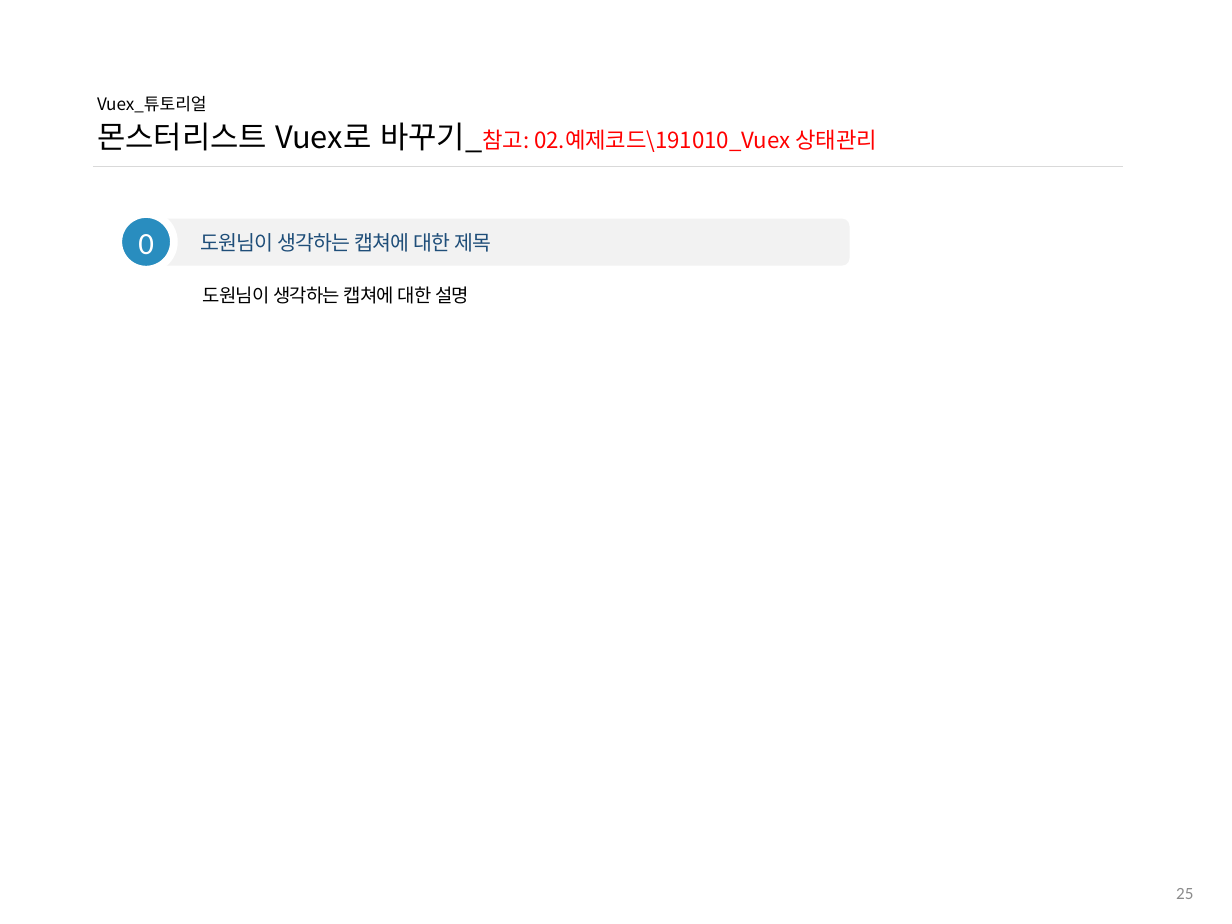
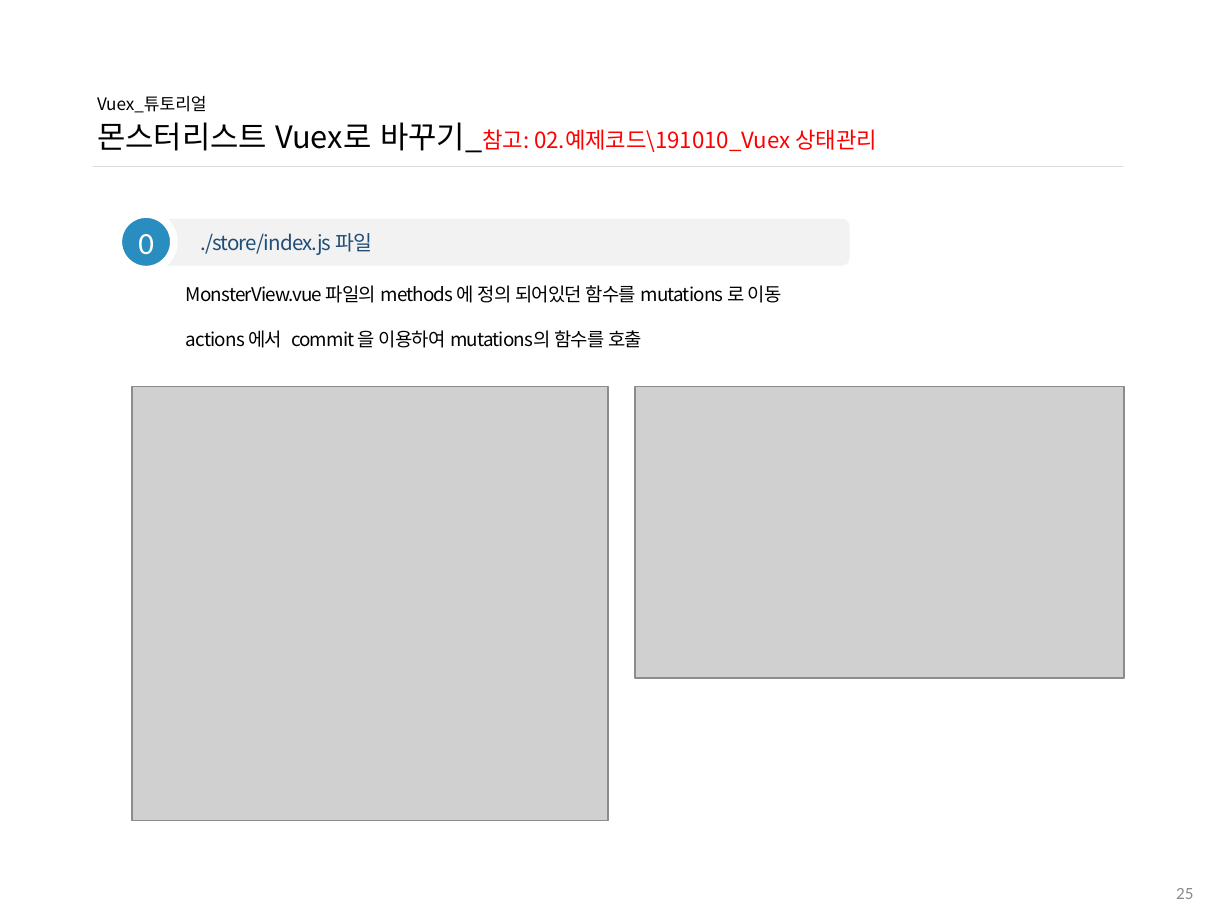
Before and after one commit to ddowon/vueStudy, a slide deck: slide 26 of 01.참고자료/191010_Vuex 튜토리얼.pptx. Drawn at 1232x924 pixels with LibreOffice and Linux fonts; fonts in the diff are those of the drawing; grey boxes stand for pictures; background and template pictures are left out. Boxes give left, top, right and bottom in pixels: in the first picture for what was removed or moved away, otherwise in the second. Text is boxed around its words. In the diff, an @@ line names an element or a change of style, - is before the commit and + after.

Commit message:
[과제제출] 191024 vuex 수정 과제 김도원

```diff
--- a/01.참고자료/191010_Vuex 튜토리얼.pptx
+++ b/01.참고자료/191010_Vuex 튜토리얼.pptx
@@ text in rounded rectangle at <box>200,233,372,255</box>: text changed @@
-도원님이 생각하는 캡쳐에 대한 제목
+./store/index.js 파일
@@ text at <box>186,285,782,348</box>: text changed @@
-도원님이 생각하는 캡쳐에 대한 설명
+MonsterView.vue 파일의 methods 에 정의 되어있던 함수를 mutations 로 이동
+actions 에서 commit 을 이용하여 mutations의 함수를 호출
@@ picture added at <box>132,387,607,821</box> @@
@@ picture added at <box>634,387,1124,678</box> @@
```
Also in this commit, not shown: 7 other slides changed, 2 slides removed, 9 other files.
